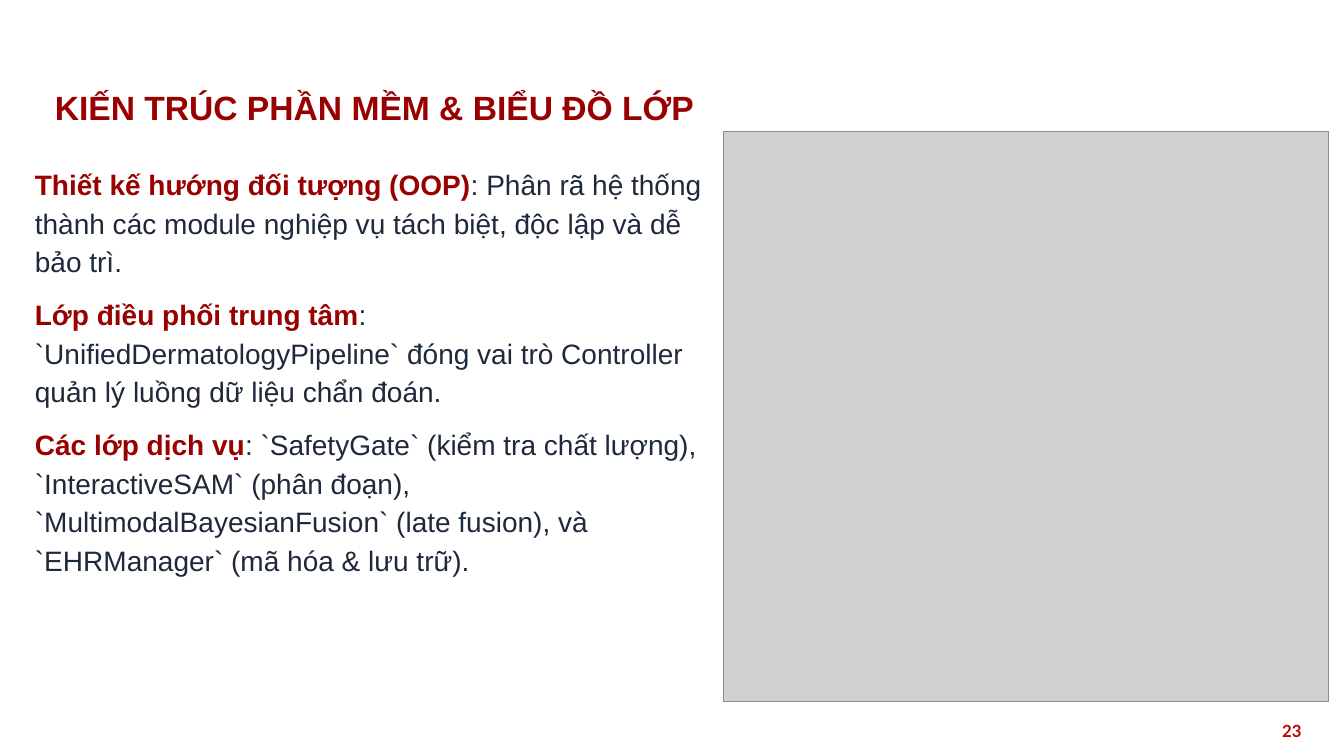
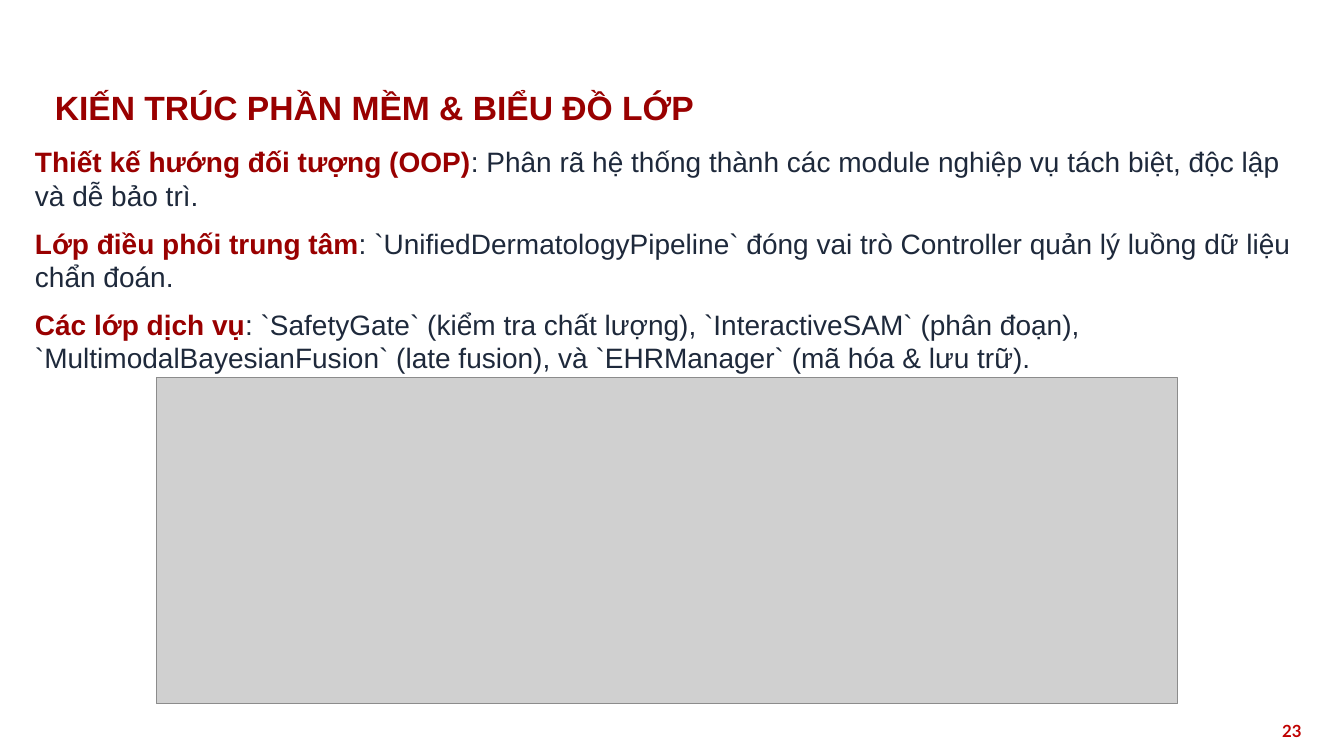
Before and after one commit to nthg0609/doanTN, a slide deck: slide 23 of HUST_PPT_template_2022_RED_16x9_567042.pptx. Drawn at 1344x756 pixels with LibreOffice and Linux fonts; fonts in the diff are those of the drawing; grey boxes stand for pictures; background and template pictures are left out. Boxes give left, top, right and bottom in pixels: in the first picture for what was removed or moved away, otherwise in the second. Text is boxed around its words. In the diff, an @@ line names an element or a change of style, - is before the commit and + after.

```diff
--- a/HUST_PPT_template_2022_RED_16x9_567042.pptx
+++ b/HUST_PPT_template_2022_RED_16x9_567042.pptx
@@ text "Thiết kế hướng đối tượng ...": place and size @@
-text "Thiết kế hướng đối tượng ..." at bbox=[35, 173, 701, 576]
+text "Thiết kế hướng đối tượng ..." at bbox=[35, 150, 1290, 374]
@@ text "Thiết kế hướng đối tượng ..." at bbox=[35, 150, 1290, 374]: line spacing 1.15 to 1 @@
@@ picture removed at bbox=[724, 132, 1328, 702] @@
@@ picture added at bbox=[156, 378, 1179, 704] @@
```
Also in this commit, not shown: 1 other slide changed, 15 other files.
